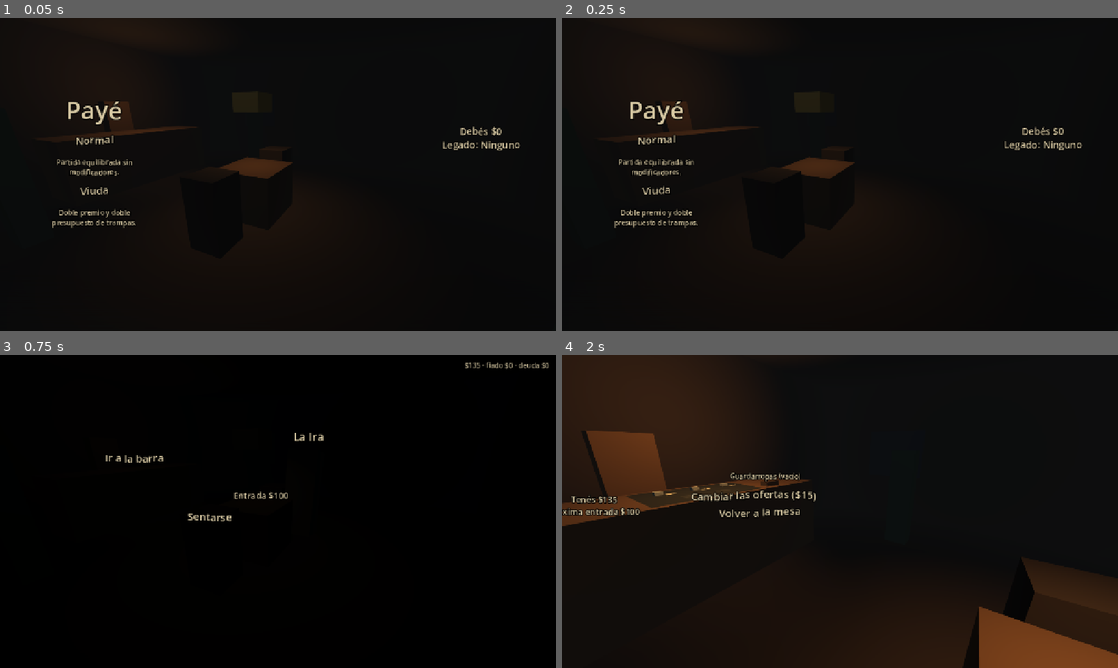
Above: before the commit, frames 1-4 (two rows, left to right).
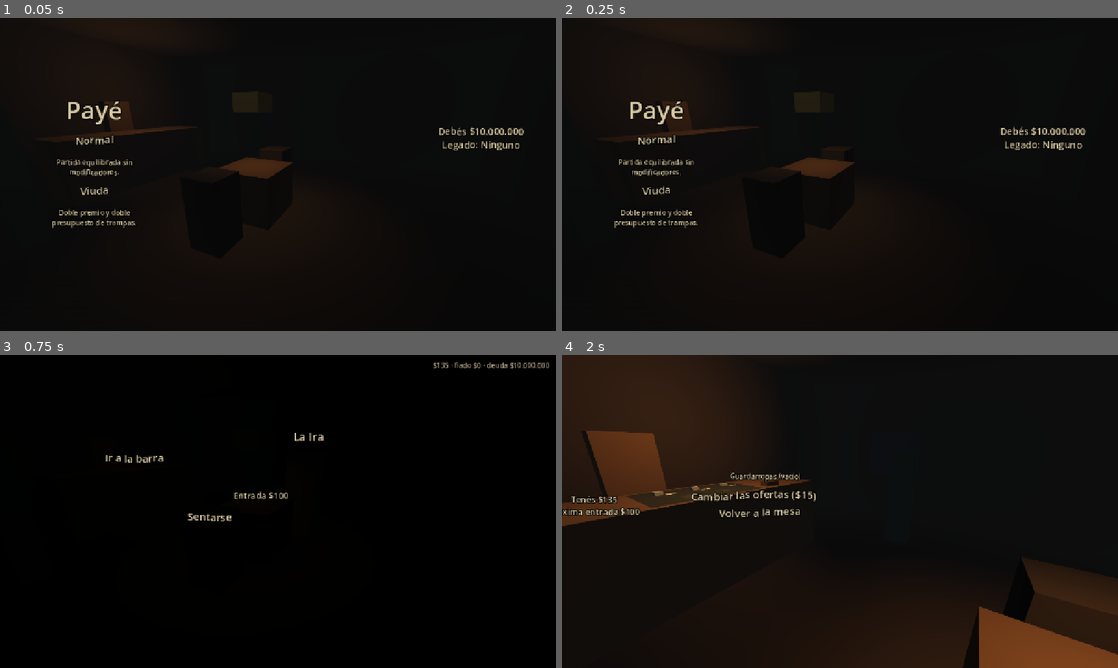
Above: after the commit, the same moments.

Repository: JoakoZarza/paye
Game: Godot game, scene res://ui/main.tscn
Same seed, same stepped clock (60 frames per second), same inputs: the game is played once before the commit and once after it.
Inputs:
- Up to frame 1 (0.05 s): no input
- Up to frame 2 (0.25 s): no input
- Up to frame 3 (0.75 s): click "Normal" at 0.5 s
- Up to frame 4 (2 s): click "Ir a la barra" at 1.25 s

The runs differ from the first frame. In frame 1, 0.4% of the frame differs, in the area x 79-95%, y 34-43%; in frame 2, 0.4%, in the area x 78-95%, y 34-43%; in frame 3, 0.2%; in frame 4, nothing differs.

Commit message:
Edge hint toward the bar, fixed call slots, real debt shown, softer marker card
- OffscreenHint: a chevron at the screen edge points to the bar while it is off screen
  and fades out once you look at it.
- Each call has a fixed angle on the ring (RING_SLOTS), increasing counterclockwise:
  envidos, then answers, then trucos, mazo last; the same call keeps its place.
- Debt shown everywhere is debt_base (10M) plus carried debt, with thousands dots.
- The focused marker card sits further away with a weaker light.

Co-Authored-By: Claude Opus 5.5 <noreply@anthropic.com>

Diff:
--- a/data/i18n/ui.csv
+++ b/data/i18n/ui.csv
@@ -43,10 +43,10 @@
 UI_AMULET_RED_RIBBON_DESC,Reduce los precios de la tienda.
 UI_AMULET_TRAIN_COIN,Moneda aplastada por el tren
 UI_AMULET_TRAIN_COIN_DESC,Aumenta el premio si ganás sin cantar envido.
-UI_START_META,"Deuda: $%d · Legado: %s · Runs: %d · Mejor ronda: %d"
+UI_START_META,"Deuda: $%s · Legado: %s · Runs: %d · Mejor ronda: %d"
 UI_START_NONE,Ninguno
 UI_GAME_TITLE,Payé
-UI_BOARD_DEBT,Debés $%d
+UI_BOARD_DEBT,Debés $%s
 UI_BOARD_LEGACY,Legado: %s
 UI_BOARD_BEST,Mejor ronda: %d
 UI_START_LOST,"La run anterior se perdió y su fiado pasó a deuda."
@@ -54,14 +54,14 @@
 UI_DECK_NORMAL_DESC,Partida equilibrada sin modificadores.
 UI_DECK_WIDOW_NAME,Viuda
 UI_DECK_WIDOW_DESC,Doble premio y doble presupuesto de trampas.
-UI_BAR_INFO,"Ronda %d · %s · Entrada $%d · Propina $%d · Objetivo %d · Plata $%d · Fiado $%d · Deuda $%d"
+UI_BAR_INFO,"Ronda %d · %s · Entrada $%d · Propina $%d · Objetivo %d · Plata $%d · Fiado $%d · Deuda $%s"
 UI_BAR_SIT,Sentarse
 UI_BAR_CANT_PAY,No te alcanza: morís
 UI_BAR_PLAY,Jugar
 UI_BAR_ENTRY,Entrada $%d
 UI_BAR_TIP,Propina $%d
-UI_HUD_MONEY,"$%d · fiado $%d · deuda $%d"
-UI_DEATH_INFO,"Llegaste a la ronda %d · Deuda que pasa: $%d"
+UI_HUD_MONEY,"$%d · fiado $%d · deuda $%s"
+UI_DEATH_INFO,"Llegaste a la ronda %d · Deuda que pasa: $%s"
 UI_ONE_MORE_PRIZE,"Premio: $%d · Fiado: $%d"
 UI_ONE_MORE_STAKE,Arriesgar $%d
 UI_ONE_MORE_SKIP,Seguir sin arriesgar
--- a/tests/world/test_table_3d.gd
+++ b/tests/world/test_table_3d.gd
@@ -536,10 +536,14 @@
 	for old in screen._ring.get_children():
 		screen._ring.remove_child(old)
 		old.free()
-	for t in ["Quiero", "No quiero", "Quiero retruco", "Envido", "Real envido", "Falta envido",
-			"Me voy al mazo", "Acusar…", "Mostrar el tanto"]:
+	var calls := {"Act_QUIERO": "Quiero", "Act_NO_QUIERO": "No quiero", "Act_RETRUCO": "Quiero retruco",
+		"Act_ENVIDO": "Envido", "Act_REAL_ENVIDO": "Real envido", "Act_FALTA_ENVIDO": "Falta envido",
+		"Act_MAZO": "Me voy al mazo", "Accuse": "Acusar…", "Act_SHOW_TANTO": "Mostrar el tanto",
+		"Act_TRUCO": "Truco", "Act_VALE_CUATRO": "Quiero vale cuatro"}
+	for n in calls:
 		var b := Button.new()
-		b.text = t
+		b.name = n
+		b.text = calls[n]
 		screen._actions.add_child(b)
 	screen._arrange_ring()
 	for c in screen._ring.get_children():
@@ -627,6 +631,7 @@
 	assert_not_null(sit)
 	assert_eq(sit.text, UiText.t("UI_BAR_PLAY"))
 	assert_string_contains(router.hud_text(), "deuda")
+	assert_string_contains(router.hud_text(), "10.000.", "la deuda arranca en los 10 millones")
 	sit.pressed.emit()
 	assert_eq(rc.phase, RunController.Phase.MATCH)
 
@@ -872,9 +877,19 @@
 		if (b as Button).text.contains(UiText.t("UI_SHOP_GO")):
 			go += 1
 	assert_eq(go, 1, "el cartel está solo en la barra")
-	var hint := router.find_child("GoShopHint", true, false) as Control
-	assert_not_null(hint, "una flechita en la mesa avisa")
+	var hint := router.find_child("GoShopHint", true, false) as OffscreenHint
+	assert_not_null(hint, "un indicador al borde avisa")
 	assert_eq(hint.mouse_filter, Control.MOUSE_FILTER_IGNORE)
+	var cam: CameraRig = r[1]
+	cam.go_to(&"CamSeat", true)
+	assert_true(hint.wanted(), "sentado mirando al frente, la barra no se ve")
+	assert_eq(hint.side, -1, "y está a la izquierda")
+	cam.look_at(rc_counter_top(r[0]))
+	assert_false(hint.wanted(), "mirándola, el indicador se apaga")
+
+
+func rc_counter_top(bar: Bar3D) -> Vector3:
+	return bar.slot("bar_counter").global_position + Vector3(0, 1.1, 0)
 
 
 func test_con_el_marcador_tocar_la_carta_no_la_juega() -> void:
@@ -908,3 +923,26 @@
 	assert_true(token._label.visible)
 	token._hover(false)
 	assert_false(token._label.visible)
+
+
+func test_cada_canto_tiene_su_lugar_y_van_en_orden() -> void:
+	var TS := load("res://ui/screens/table_screen.gd")
+	var a: Array[float] = TS.slot_angles(_names(["Act_TRUCO", "Act_ENVIDO", "Act_MAZO"]))
+	var b: Array[float] = TS.slot_angles(_names(["Act_QUIERO", "Act_NO_QUIERO", "Act_TRUCO"]))
+	assert_eq(a[0], b[2], "el truco queda en el mismo lugar con otras opciones")
+	var order: Array[float] = TS.slot_angles(_names(["Act_ENVIDO", "Act_REAL_ENVIDO", "Act_FALTA_ENVIDO",
+		"Act_QUIERO", "Act_NO_QUIERO", "Act_TRUCO", "Act_RETRUCO", "Act_VALE_CUATRO", "Act_MAZO"]))
+	for i in range(1, order.size()):
+		assert_gt(order[i], order[i - 1], "crecen en sentido antihorario, el mazo al final")
+
+
+func _names(list: Array) -> Array[String]:
+	var out: Array[String] = []
+	out.assign(list)
+	return out
+
+
+func test_la_plata_se_escribe_con_puntos() -> void:
+	assert_eq(UiText.money(10000228), "10.000.228")
+	assert_eq(UiText.money(950), "950")
+	assert_eq(UiText.money(1000), "1.000")
--- /dev/null
+++ b/ui/offscreen_hint.gd
@@ -0,0 +1,75 @@
+class_name OffscreenHint
+extends Control
+## Indicador al borde de la pantalla: "por acá hay algo que te interesa". Apunta hacia
+## target mientras no se ve; cuando girás la cámara y aparece en pantalla, se apaga.
+
+const SIZE := Vector2(26, 44)
+const MARGIN := 18.0
+const COLOR := Color("#D8C9A3")
+const ALPHA := 0.7
+## Va y viene hacia el borde, despacio, para que se note sin molestar.
+const NUDGE := 6.0
+const NUDGE_SPEED := 3.0
+const FADE_SPEED := 6.0
+## Cuánto margen de pantalla cuenta como "ya lo ves" (fracción).
+const SEEN_INSET := 0.06
+
+var target: Node3D
+## Punto a señalar respecto del objeto (por ejemplo, arriba de la barra).
+var offset := Vector3.ZERO
+var camera: Camera3D
+## -1 izquierda, 1 derecha (hacia dónde apunta ahora).
+var side := -1
+var _time := 0.0
+var _shown := 0.0
+
+
+func _init() -> void:
+	mouse_filter = Control.MOUSE_FILTER_IGNORE
+	set_anchors_and_offsets_preset(Control.PRESET_FULL_RECT)
+
+
+func _process(delta: float) -> void:
+	_time += delta
+	var want := 1.0 if wanted() else 0.0
+	_shown = move_toward(_shown, want, delta * FADE_SPEED)
+	queue_redraw()
+
+
+## true si el objeto no está en pantalla (y hay que señalarlo).
+func wanted() -> bool:
+	if target == null or camera == null or not is_instance_valid(target) or not camera.is_inside_tree():
+		return false
+	var at := target.global_position + offset
+	var local := camera.global_transform.affine_inverse() * at
+	side = -1 if local.x < 0.0 else 1
+	if camera.is_position_behind(at):
+		return true
+	var view := camera.get_viewport().get_visible_rect().size
+	var p := camera.unproject_position(at) / view
+	var inset := SEEN_INSET
+	return p.x < inset or p.x > 1.0 - inset or p.y < inset or p.y > 1.0 - inset
+
+
+func shown() -> bool:
+	return _shown > 0.01
+
+
+func _draw() -> void:
+	if _shown <= 0.01:
+		return
+	var view := get_viewport_rect().size
+	var nudge := (sin(_time * NUDGE_SPEED) * 0.5 + 0.5) * NUDGE
+	var x := MARGIN + nudge if side < 0 else view.x - MARGIN - nudge
+	var tip := Vector2(x, view.y * 0.5)
+	var back := Vector2(SIZE.x * -side, 0)
+	var half := Vector2(0, SIZE.y * 0.5)
+	var color := Color(COLOR, ALPHA * _shown)
+	var shadow := Color(0, 0, 0, 0.5 * _shown)
+	# Un chevron grueso: dos trazos que se juntan en la punta.
+	var points := PackedVector2Array([tip + back - half, tip, tip + back + half])
+	var dropped := PackedVector2Array()
+	for q in points:
+		dropped.append(q + Vector2(2, 2))
+	draw_polyline(dropped, shadow, 6.0, true)
+	draw_polyline(points, color, 6.0, true)
--- a/ui/screen_router.gd
+++ b/ui/screen_router.gd
@@ -127,7 +127,7 @@
 	var s := rc.state if rc != null else null
 	_hud.visible = s != null and _screen.wants_hud()
 	if s != null:
-		_hud_plain = UiText.t("UI_HUD_MONEY") % [s.money, s.fiado, s.debt]
+		_hud_plain = UiText.t("UI_HUD_MONEY") % [s.money, s.fiado, UiText.money(rc.economy.debt_base + s.debt)]
 		_hud.text = "[right]" + RingStyle.JITTER % _hud_plain + "[/right]"
 
 
--- a/ui/screens/bar_screen.gd
+++ b/ui/screens/bar_screen.gd
@@ -19,7 +19,7 @@
 	ScreenTools.label(box, UiText.t("UI_BAR_INFO") % [
 		s.round, UiText.t("UI_SIN_" + String(rival.sin).to_upper()),
 		rc.economy.entry(s.round), rc.economy.tip(s.money, s.round),
-		rc.economy.target_points(s.round), s.money, s.fiado, s.debt,
+		rc.economy.target_points(s.round), s.money, s.fiado, UiText.money(rc.economy.debt_base + s.debt),
 	])
 	for def in s.loadout.equipped():
 		ScreenTools.label(box, "%s · %s %d" % [
--- a/ui/screens/death_screen.gd
+++ b/ui/screens/death_screen.gd
@@ -14,7 +14,7 @@
 	box.set_anchors_and_offsets_preset(Control.PRESET_FULL_RECT)
 	add_child(box)
 	ScreenTools.label(box, UiText.t("UI_DEATH_TITLE"), 28)
-	ScreenTools.label(box, UiText.t("UI_DEATH_INFO") % [rc.state.round, rc.state.debt])
+	ScreenTools.label(box, UiText.t("UI_DEATH_INFO") % [rc.state.round, UiText.money(rc.economy.debt_base + rc.state.debt)])
 	for id in rc.legacy_choices():
 		ScreenTools.button(
 			box, UiText.t("UI_AMULET_" + String(id).to_upper()),
@@ -36,7 +36,7 @@
 
 
 func _draw_world() -> void:
-	world_label(UiText.t("UI_DEATH_TITLE") + "\n" + UiText.t("UI_DEATH_INFO").replace(" · ", "\n") % [rc.state.round, rc.state.debt],
+	world_label(UiText.t("UI_DEATH_TITLE") + "\n" + UiText.t("UI_DEATH_INFO").replace(" · ", "\n") % [rc.state.round, UiText.money(rc.economy.debt_base + rc.state.debt)],
 		board(), Vector3(0, 0.2, 0.05), 20)
 	var choices := rc.legacy_choices()
 	for i in choices.size():
--- a/ui/screens/shop_screen.gd
+++ b/ui/screens/shop_screen.gd
@@ -247,17 +247,14 @@
 	if world.slot("bar_counter") != null:
 		world_button(UiText.t("UI_SHOP_GO"), "GoShop", _go_to_counter, world.slot("bar_counter"), Vector3(0, 1.35, 0))
 		world_button(UiText.t("UI_SHOP_STAY"), "Stay", _stay, world.slot("table"), Vector3(0, 0.86, 0.15))
-		# Mirando al frente la barra no se ve: una "<" apagada al borde izquierdo de la
-		# pantalla avisa que está para ese lado. Solo avisa; el cartel para ir es el de la barra.
-		var hint := Label.new()
-		hint.text = "<"
+		# Mirando al frente la barra no se ve: un indicador al borde de la pantalla
+		# avisa que está para ese lado y se apaga cuando la ves. Solo avisa; el cartel para ir
+		# es el de la barra.
+		var hint := OffscreenHint.new()
 		hint.name = "GoShopHint"
-		hint.add_theme_font_size_override("font_size", 40)
-		hint.add_theme_color_override("font_color", RingStyle.COLOR)
-		hint.mouse_filter = Control.MOUSE_FILTER_IGNORE
-		hint.modulate.a = 0.45
-		hint.set_anchors_and_offsets_preset(Control.PRESET_CENTER_LEFT)
-		hint.offset_left = 10
+		hint.target = world.slot("bar_counter")
+		hint.offset = Vector3(0, COUNTER_TOP, 0)
+		hint.camera = world.camera
 		add_child(hint)
 		return
 	var box := VBoxContainer.new()
--- a/ui/screens/start_screen.gd
+++ b/ui/screens/start_screen.gd
@@ -19,7 +19,7 @@
 		if rc.meta.legacy != &"" else UiText.t("UI_START_NONE")
 	)
 	ScreenTools.label(box, UiText.t("UI_START_META") % [
-		rc.meta.debt, legacy, rc.meta.runs_played, rc.meta.best_round,
+		UiText.money(rc.economy.debt_base + rc.meta.debt), legacy, rc.meta.runs_played, rc.meta.best_round,
 	])
 	if rc.meta.run_in_progress:
 		ScreenTools.label(box, UiText.t("UI_START_LOST"))
@@ -60,7 +60,7 @@
 		UiText.t("UI_AMULET_" + String(rc.meta.legacy).to_upper())
 		if rc.meta.legacy != &"" else UiText.t("UI_START_NONE")
 	)
-	var lines := [UiText.t("UI_BOARD_DEBT") % rc.meta.debt, UiText.t("UI_BOARD_LEGACY") % legacy]
+	var lines := [UiText.t("UI_BOARD_DEBT") % UiText.money(rc.economy.debt_base + rc.meta.debt), UiText.t("UI_BOARD_LEGACY") % legacy]
 	if rc.meta.best_round > 0:
 		lines.append(UiText.t("UI_BOARD_BEST") % rc.meta.best_round)
 	var info := RingStyle.reading_label("\n".join(lines), 22)
--- a/ui/screens/table_screen.gd
+++ b/ui/screens/table_screen.gd
@@ -12,6 +12,20 @@
 const RING_RADII := Vector2(0.135, 0.165)
 const RING_FROM := 160.0
 const RING_TO := 380.0
+## Cada canto tiene su lugar fijo en el arco (grados, crecen en sentido antihorario):
+## aunque cambien las opciones, el truco o el envido siguen donde estaban. Van de menor a
+## mayor: envidos a la izquierda, respuestas abajo, trucos a la derecha y el mazo al final.
+const RING_SLOTS := {
+	"Accuse": 150.0,
+	"Act_ENVIDO": 168.0, "Act_REAL_ENVIDO": 188.0, "Act_FALTA_ENVIDO": 208.0,
+	"Act_SON_BUENAS": 228.0, "Act_ACCEPT_TANTO": 228.0, "Act_SHOW_TANTO": 228.0, "Act_DEMAND_SHOW": 228.0,
+	"Act_QUIERO": 250.0, "Continue": 270.0, "TantoDial": 270.0, "Act_NO_QUIERO": 290.0,
+	"Act_TRUCO": 318.0, "Act_RETRUCO": 338.0, "Act_VALE_CUATRO": 358.0,
+	"Act_MAZO": 382.0,
+}
+## Lo que no está en la tabla va abajo; si dos caen en el mismo lugar, el segundo se corre.
+const RING_DEFAULT := 270.0
+const RING_NUDGE := 16.0
 ## Espacio mínimo entre dos cantos (píxeles) y hasta cuánto se puede abrir el arco.
 const RING_GAP := 6.0
 const RING_MAX_GROW := 1.8
@@ -176,7 +190,7 @@
 			break
 		grow += 0.06
 	ring_grow = grow
-	var spots := ring_spots(items.size(), grow)
+	var spots := ring_spots_for(_slot_angles(items), grow)
 	for i in items.size():
 		var c := items[i]
 		var r := _ring_rect(c, spots[i], grow, Vector2.ONE)
@@ -201,7 +215,7 @@
 
 func _ring_rects(items: Array[Control], grow: float, screen: Vector2) -> Array[Rect2]:
 	var out: Array[Rect2] = []
-	var spots := ring_spots(items.size(), grow)
+	var spots := ring_spots_for(_slot_angles(items), grow)
 	for i in items.size():
 		var r := _ring_rect(items[i], spots[i], grow, screen)
 		out.append(Rect2(spots[i] * screen + r.position, r.size))
@@ -214,6 +228,34 @@
 			if rects[i].grow(RING_GAP).intersects(rects[j]):
 				return true
 	return false
+
+
+## El ángulo de cada canto según su nombre (ver RING_SLOTS).
+func _slot_angles(items: Array[Control]) -> Array[float]:
+	var names: Array[String] = []
+	for c in items:
+		names.append("TantoDial" if c is TantoDial else String(c.name))
+	return slot_angles(names)
+
+
+## Ángulos para estos nombres: el de su lugar fijo, corrido si ya está ocupado.
+static func slot_angles(names: Array[String]) -> Array[float]:
+	var out: Array[float] = []
+	for n in names:
+		var a: float = RING_SLOTS.get(n, RING_DEFAULT)
+		while out.has(a):
+			a += RING_NUDGE
+		out.append(a)
+	return out
+
+
+## El punto (fracción de pantalla) de cada ángulo sobre el arco.
+static func ring_spots_for(angles: Array[float], grow := 1.0) -> Array[Vector2]:
+	var out: Array[Vector2] = []
+	for deg in angles:
+		var a := deg_to_rad(deg)
+		out.append(RING_CENTER + Vector2(cos(a) * RING_RADII.x, -sin(a) * RING_RADII.y) * grow)
+	return out
 
 
 ## n puntos (fracción de pantalla) a la misma distancia uno de otro sobre el arco.
--- a/ui/ui_text.gd
+++ b/ui/ui_text.gd
@@ -16,6 +16,16 @@
 	return value
 
 
+## Plata con puntos de miles: 10000228 -> "10.000.228".
+static func money(n: int) -> String:
+	var digits := str(absi(n))
+	var out := ""
+	while digits.length() > 3:
+		out = "." + digits.right(3) + out
+		digits = digits.left(digits.length() - 3)
+	return ("-" if n < 0 else "") + digits + out
+
+
 static func _load() -> void:
 	_loaded = true
 	var file := FileAccess.open(PATH, FileAccess.READ)
--- a/world/table_3d.gd
+++ b/world/table_3d.gd
@@ -15,8 +15,8 @@
 var _focus_light: OmniLight3D
 ## Dónde queda (fracción de pantalla: el centro de la flor) y a qué distancia de la cámara.
 const FOCUS_SCREEN := Vector2(0.5, 0.68)
-const FOCUS_DEPTH := 0.2
-const FOCUS_DIM := 0.2
+const FOCUS_DEPTH := 0.3
+const FOCUS_DIM := 0.3
 
 const CARD_SCENE := preload("res://world/card_3d.tscn")
 const MOVE_SECONDS := 0.25
@@ -207,8 +207,8 @@
 		_focus_light = OmniLight3D.new()
 		_focus_light.name = "FocusLight"
 		_focus_light.light_color = Color("#ffd9a0")
-		_focus_light.light_energy = 0.35
-		_focus_light.omni_range = 0.15
+		_focus_light.light_energy = 0.12
+		_focus_light.omni_range = 0.5
 		_root.add_child(_focus_light)
 	sync()
 
@@ -280,7 +280,7 @@
 				if _focus_light != null:
 					# Entre la cámara y la carta, para que se lea con el bar oscuro.
 					var eye: Vector3 = _root.to_local(bar.camera.global_position) if bar.camera != null else spot[0] + Vector3(0, 0.2, 0.2)
-					_focus_light.position = spot[0] + (eye - spot[0]).normalized() * 0.08
+					_focus_light.position = spot[0] + (eye - spot[0]).normalized() * 0.25
 			_place(mine[i], i, false, spot[0], spot[1], _hand_raised and my_turn and mine[i] != _focused)
 			wanted[mine[i]] = true
 		# El rival también las agarra en abanico, de espaldas a vos.
Not shown, added: ui/offscreen_hint.gd.uid
Not shown, changed: docs/plans/2026-11-02-plan-7-mesa-3d.md
